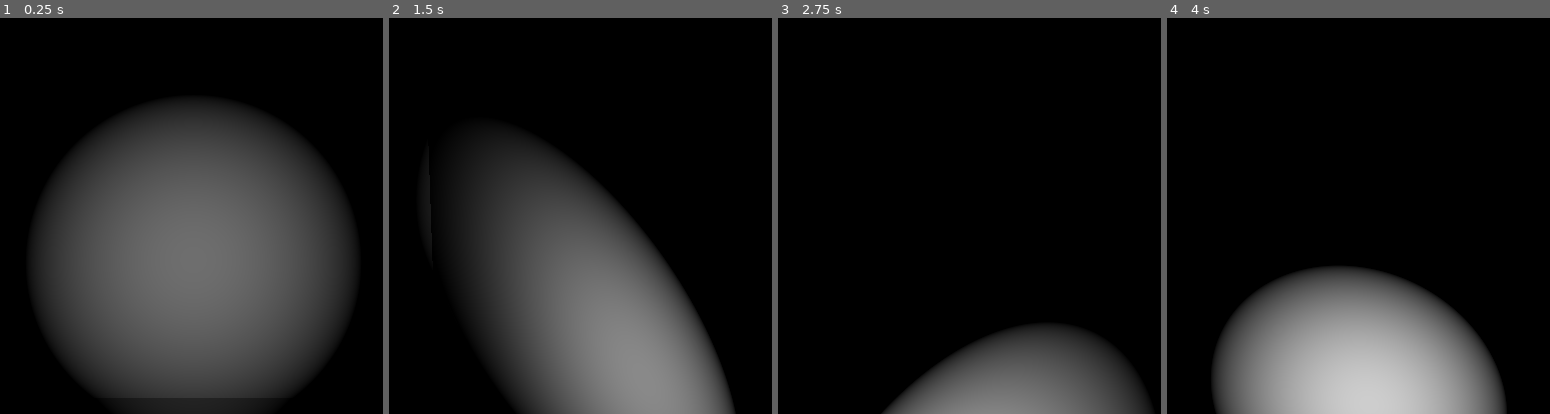
Above: before the commit, frames 1-4 (left to right).
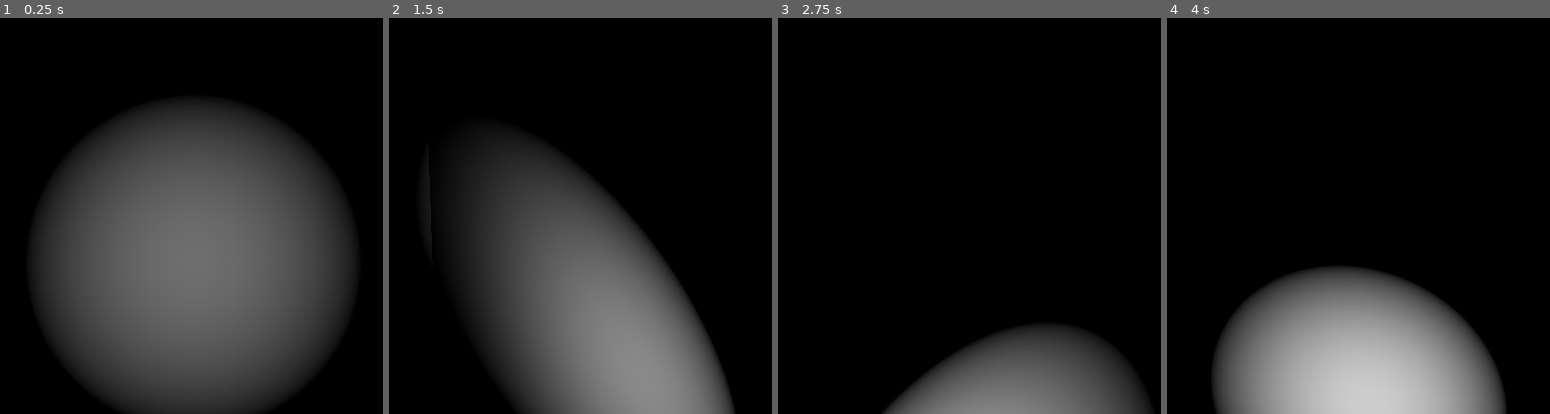
Above: after the commit, the same moments.

Repository: maizehydra64/Acerola-Game-Jam-Game
Game: Godot game, scene res://node_3d.tscn
The game is run twice, just before and just after one commit, with the same random seed, the same clock (stepped at 60 frames per second) and the same inputs.
Inputs (mouse positions are in pixels of both pictures, inside the frame that each line leads up to):
- Up to frame 1 (0.25 s): no input
- Up to frame 2 (1.5 s): tap Enter at 0.5 s; move the mouse to (626, 188) at 0.52 s; hold W (forward) from 0.53 s (still down); tap Down (look_down) at 0.6 s; tap Space (jump) at 0.77 s; move the mouse to (542, 192) at 1.27 s; tap Left (look_left) at 1.35 s
- Up to frame 3 (2.75 s): keep holding W (forward); tap Space (jump) at 1.52 s; move the mouse to (992, 180) at 2.02 s; tap Right (look_right) at 2.1 s
- Up to frame 4 (4 s): keep holding W (forward); tap Space (jump) at 2.75, 3.02, 3.77 s; move the mouse to (1350, 196) at 2.77 s; tap Up (look_up) at 2.85 s; tap Enter at 3.5 s; move the mouse to (1419, 196) at 3.52 s; tap Down (look_down) at 3.6 s

The runs differ from the first frame. In frame 1, less than 0.1% of the frame differs, in the area x 24-94%, y 55-100%; in frame 2, less than 0.1%; in frame 3, less than 0.1%; in frame 4, less than 0.1%.

Commit message:
Changed debug tool

Diff:
--- a/DebugTool.gd
+++ b/DebugTool.gd
@@ -1,10 +1,10 @@
 extends RigidBody3D
 
-@export var speed = 1.0
+@export var speed = 5.0
 @export var rot_speed = 1.0
 @onready var camera := $Camera3D
 
-
+var is_paused = false
 # Called when the node enters the scene tree for the first time.
 func _ready():
 	pass # Replace with function body.
@@ -13,8 +13,7 @@
 # Called every frame. 'delta' is the elapsed time since the previous frame.
 func _process(delta):
 	var direction = Vector2(camera.rotation.x,rotation.y)
-	var input_vector = Input.get_vector("Left","Right","Forward","Backward")
-	var speed_mod = Input.get_axis("Speed_Down","Speed_Up")
+	var input_vector = Input.get_vector("left","right","forward","back")
 	if(input_vector!=Vector2(0,0)):
 		linear_velocity.z=(speed*input_vector.y*cos(direction.y)
 		+speed*input_vector.x*sin(-direction.y))
@@ -25,31 +24,25 @@
 		,Vector3(speed,speed,speed))
 	else:
 		linear_velocity=Vector3(0*delta,0,0)
-	if(Input.is_action_pressed("drag")):
-			angular_velocity.y=0
-	if(Input.is_action_pressed("zero")):
-		rotation=Vector3(0,0,0)
-		camera.rotation=Vector3(0,0,0)
-	if(speed_mod!=0):
-		print(speed_mod)
-		speed+=speed_mod*speed*delta
-		if(speed<0.05):
-			speed = 0.05
-	pass
 
 func _input(event):
-	var delta1 = get_process_delta_time()
-	if(Input.is_action_pressed("drag")):
-		Input.set_mouse_mode(Input.MOUSE_MODE_CAPTURED)
-	else:
-		Input.set_mouse_mode(Input.MOUSE_MODE_VISIBLE)
-	if(Input.get_mouse_mode()==Input.MOUSE_MODE_CAPTURED):
-		if event is InputEventMouseMotion:
-			camera.rotate_x(-event.relative.y*rot_speed*delta1)
-			angular_velocity.y = -event.relative.x*rot_speed
-			camera.rotation_degrees.x = clamp(camera.rotation_degrees.x,-90,90)
+	if is_paused == false:
+		var delta1 = get_process_delta_time()
+		if(Input.get_mouse_mode()==Input.MOUSE_MODE_CAPTURED):
+			if event is InputEventMouseMotion:
+				camera.rotate_x(-event.relative.y*rot_speed*delta1)
+				angular_velocity.y = -event.relative.x*rot_speed
+				camera.rotation_degrees.x = clamp(camera.rotation_degrees.x,-90,90)
+			else:
+				angular_velocity.y=0
+
 		else:
 			angular_velocity.y=0
 
-	else:
-		angular_velocity.y=0
+func _on_node_3d_paused():
+	if is_paused == false:
+		is_paused = true
+		print("now paused")
+	elif is_paused == true:
+		is_paused = false
+		print("now unpaused")
--- a/node_3d.tscn
+++ b/node_3d.tscn
@@ -17,7 +17,7 @@
 
 [node name="GridMap" type="GridMap" parent="."]
 mesh_library = ExtResource("1_0vmd4")
-cell_size = Vector3(2, 2.5, 2)
+cell_size = Vector3(2, 1, 2)
 data = {
 "cells": PackedInt32Array(1, 0, 1, 65534, 0, 4, 1, 3, 0, 1, 6, 0, 1, 9, 3, 65534, 9, 1048577, 4, 9, 1048578, 4, 6, 1441796, 1, 12, 1048580, 65534, 12, 1048580, 7, 9, 1441794, 7, 15, 1048580, 10, 9, 655364, 4, 12, 4, 7, 12, 655362)
 }
@@ -36,6 +36,7 @@
 
 [node name="Camera3D" type="Camera3D" parent="CharacterBody3D"]
 transform = Transform3D(1, 0, 0, 0, 1, 0, 0, 0, 1, 0, 0.5, 0)
+current = true
 
 [node name="SpotLight3D" type="SpotLight3D" parent="CharacterBody3D"]
 spot_range = 20.0
